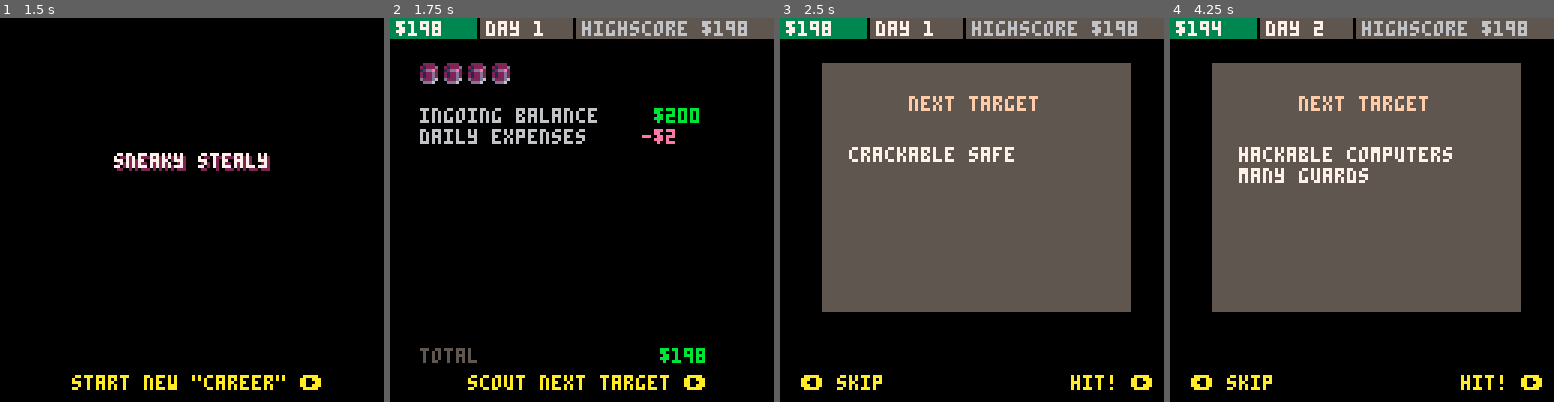
Above: before the commit, frames 1-4 (left to right).
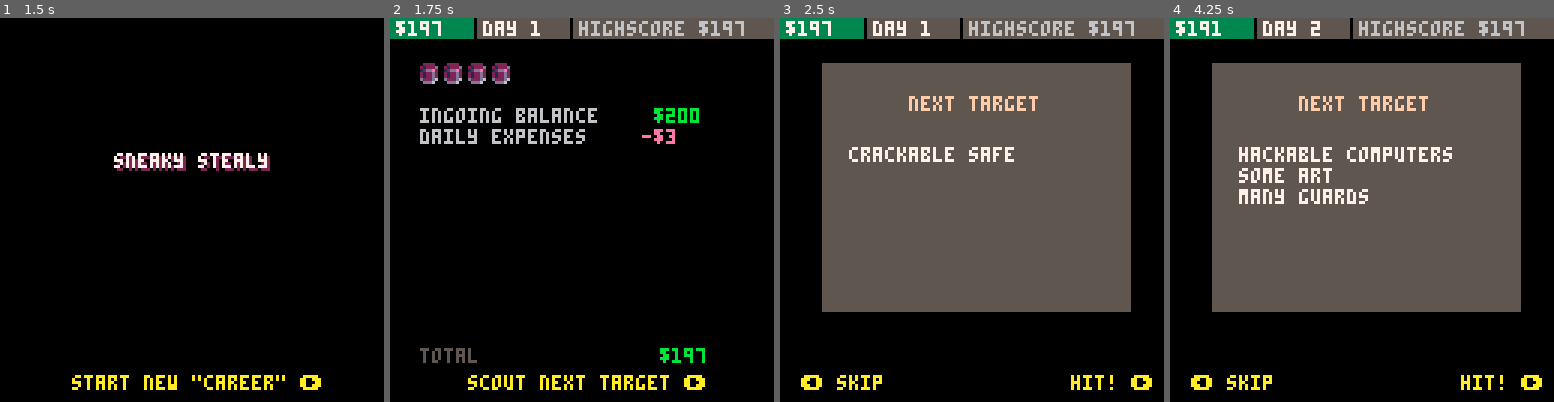
Above: after the commit, the same moments.

Repository: ironchestgames/pico-8-carts
Game: PICO-8 cartridge stealth.p8
Two runs of this game, one before a commit and one after it. Both use one fixed random seed, a clock stepped at 60 frames per second and the inputs below.
Inputs:
- Up to frame 1 (1.5 s): tap X (X key) at 0.33, 1.07 s; tap O (Z key) at 0.7 s
- Up to frame 2 (1.75 s): hold Right from 1.6 s (still down); tap O (Z key) at 1.7 s
- Up to frame 3 (2.5 s): tap X (X key) at 1.85 s; release Right at 2.1 s; tap O (Z key) at 2.1 s; hold Up 2.15-2.42 s; hold Right from 2.47 s (still down)
- Up to frame 4 (4.25 s): tap O (Z key) every 0.4 s from 2.5 to 4.1 s; tap X (X key) at 2.97, 4.08 s; release Right at 3.03 s; hold Left 3.08-3.58 s; hold Down 3.63-3.97 s; hold Right from 4.02 s (still down)

Frame 1 is identical in both runs. In frame 2, 1.6% of the frame differs, in the area x 10-93%, y 0-90%; in frame 3, 1.6%; in frame 4, 2.7%, in the area x 10-93%, y 0-49%.

Commit message:
stealth - add golden statuette to mapthings, tweak statusbar, tweak dail expenses

Diff:
--- a/stealth.p8
+++ b/stealth.p8
@@ -19,7 +19,7 @@
 
 todo
 
-- change menus to work only with d-pad
+- show golden statuettes in mapselect
 
 - increase chance of locked doors to room with safe?
 
@@ -999,6 +999,7 @@
     _hasgoldenstatuette=true
     _o.typ=29
     _o.loot={'golden statuette',100+rnd(99)}
+    add(mapthings,'some art')
    end
   end
  end
@@ -1783,14 +1784,14 @@
 local function drawstatusbar(_transparent)
  local _hscol=7
  if not _transparent then
-  rectfill(0,0,28,6,3)
-  rectfill(30,0,60,6,5)
-  rectfill(62,0,127,6,5)
+  rectfill(0,0,27,6,3)
+  rectfill(29,0,59,6,5)
+  rectfill(61,0,127,6,5)
   _hscol=6
  end
  print('$'..dget(1),2,1,7)
- print('day '..dget(2),32,1,7)
- print('highscore $'..dget(0),64,1,_hscol)
+ print('day '..dget(2),31,1,7)
+ print('highscore $'..dget(0),63,1,_hscol)
 end
 
 
@@ -1923,7 +1924,7 @@
   end
  end
  dset(2,dget(2)+1) -- day
- add(_rows,{'daily expenses',-dget(2)*2}) -- day
+ add(_rows,{'daily expenses',-dget(2)*3}) -- day
  local _cash=0
  for _r in all(_rows) do
   _cash+=_r[2]
